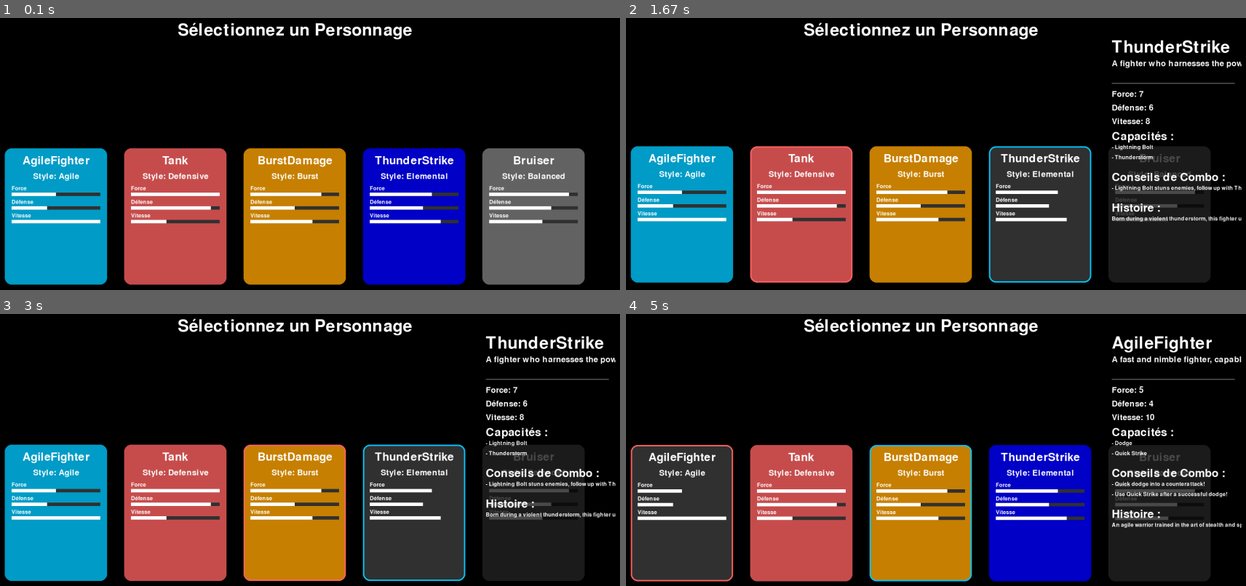
Above: before the commit, frames 1-4 (two rows, left to right).
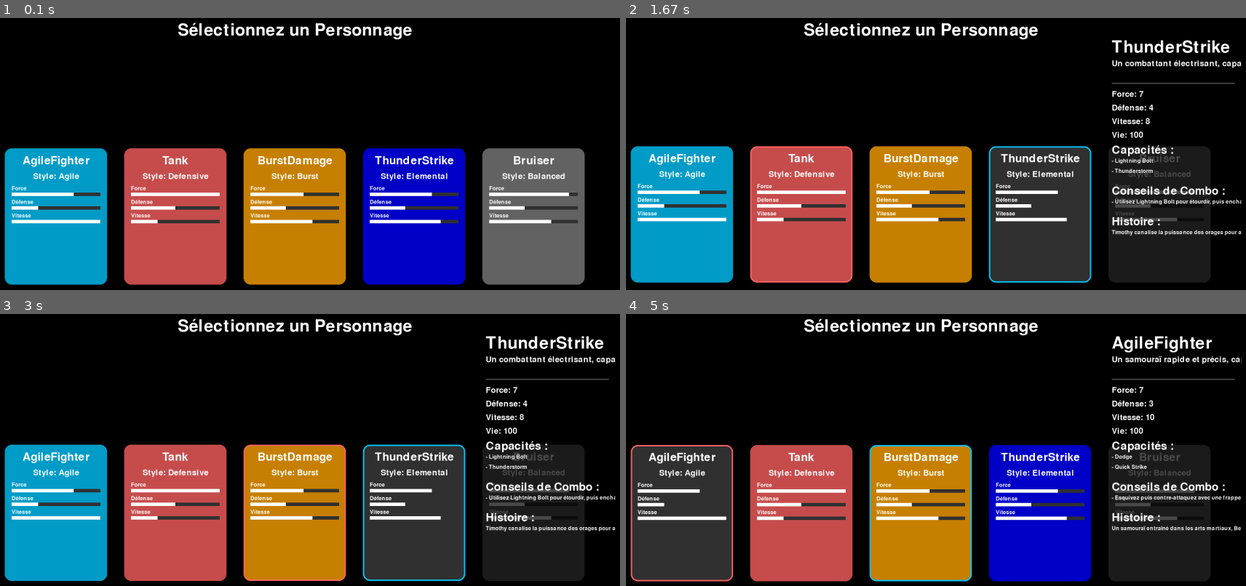
Above: after the commit, the same moments.

Repository: CarlosLeBg/pythfighter
Game: pygame game, started from src/selector.py
Same seed, same stepped clock (60 frames per second), same inputs: the game is played once before the commit and once after it.
Inputs (mouse positions are in pixels of both pictures, inside the frame that each line leads up to):
- Up to frame 1 (0.1 s): no input
- Up to frame 2 (1.67 s): click (923, 200) at 0.38 s; click (762, 202) at 0.72 s; click (719, 143) at 1.05 s; click (998, 230) at 1.38 s
- Up to frame 3 (3 s): click (310, 371) at 1.72 s; click (303, 534) at 2.05 s; click (272, 433) at 2.38 s; click (427, 466) at 2.72 s
- Up to frame 4 (5 s): click (1091, 463) at 3.05 s; click (1122, 485) at 3.38 s; click (1060, 430) at 3.72 s; click (948, 479) at 4.55 s; click (731, 471) at 4.88 s

The runs differ from the first frame. In frame 1, 0.4% of the frame differs, in the area x 6-89%, y 64-76%; in frame 2, 2.8%; in frame 3, 2.8%; in frame 4, 2.9%, in the area x 6-100%, y 15-80%.

Commit message:
Modif de Carlos

Diff:
--- a/src/config/fighters.py
+++ b/src/config/fighters.py
@@ -1,5 +1,5 @@
 class Fighter:
-    def __init__(self, name, speed, damage, abilities, style, stats, description, combo_tips, lore, color):
+    def __init__(self, name, speed, damage, abilities, style, stats, description, combo_tips, lore, color, special_ability, weakness):
         self.name = name
         self.speed = speed
         self.damage = damage
@@ -9,64 +9,81 @@
         self.description = description
         self.combo_tips = combo_tips
         self.lore = lore
-        self.color = color  # Ajout de la couleur ici
+        self.color = color
+        self.special_ability = special_ability  # Nouvelle capacité spéciale
+        self.weakness = weakness  # Nouveau point faible
+
 
 class AgileFighter(Fighter):
     def __init__(self):
         super().__init__(
-            "Agile Fighter", speed=10, damage=5,
+            "Menfou (Benjamin)", speed=10, damage=7,
             abilities=["Dodge", "Quick Strike"],
-            style="Agile", stats={"Force": 5, "Défense": 4, "Vitesse": 10},
-            description="A fast and nimble fighter, capable of evading attacks and dealing quick strikes.",
-            combo_tips=["Quick dodge into a counterattack!", "Use Quick Strike after a successful dodge!"],
-            lore="An agile warrior trained in the art of stealth and speed, with roots in the ninja tradition.",
-            color=(0, 200, 255)  # Couleur bleu clair pour Agile Fighter
+            style="Agile", stats={"Force": 7, "Défense": 3, "Vitesse": 10, "Vie": 100},
+            description="Un samouraï rapide et précis, capable d'infliger des dégâts normaux avec une garde légère.",
+            combo_tips=["Esquivez puis contre-attaquez avec une frappe rapide !"],
+            lore="Un samouraï entraîné dans les arts martiaux, Benjamin est rapide comme l'éclair.",
+            color=(0, 200, 255),
+            special_ability="Esquive rapide",
+            weakness="Garde fragile (3 coups suffisent à la briser)"
         )
+
 
 class Tank(Fighter):
     def __init__(self):
         super().__init__(
-            "Tank", speed=4, damage=15,
+            "Tank (Carl)", speed=3, damage=18,
             abilities=["Shield Bash", "Endurance"],
-            style="Defensive", stats={"Force": 10, "Défense": 9, "Vitesse": 4},
-            description="A heavy-hitting fighter with great defense but slower movement.",
-            combo_tips=["Use Shield Bash to create space!", "Endurance helps you take a lot of damage."],
-            lore="A warrior trained to withstand even the toughest blows, often seen on the frontlines.",
-            color=(255, 100, 100)  # Couleur rouge pour Tank
+            style="Defensive", stats={"Force": 10, "Défense": 5, "Vitesse": 3, "Vie": 100},
+            description="Un guerrier lourd et lent, mais infligeant des dégâts massifs et encaissant facilement.",
+            combo_tips=["Utilisez Endurance pour encaisser les coups, puis contre-attaquez !"],
+            lore="Carl est un guerrier puissant et invincible en défense.",
+            color=(255, 100, 100),
+            special_ability="Endurance massive",
+            weakness="Lenteur extrême"
         )
+
 
 class BurstDamage(Fighter):
     def __init__(self):
         super().__init__(
-            "Burst Damage", speed=7, damage=12,
+            "Burst Damage (Moinécha)", speed=7, damage=6,
             abilities=["Flame Burst", "Inferno"],
-            style="Burst", stats={"Force": 8, "Défense": 5, "Vitesse": 7},
-            description="A fiery fighter who unleashes explosive damage in short bursts.",
-            combo_tips=["Use Flame Burst followed by Inferno for massive damage!"],
-            lore="Once a fire mage, this fighter channels their flame-based powers into devastating attacks.",
-            color=(255, 165, 0)  # Couleur orange pour Burst Damage
+            style="Burst", stats={"Force": 6, "Défense": 4, "Vitesse": 7, "Vie": 100},
+            description="Un moine des flammes infligeant des brûlures continues malgré de faibles dégâts directs.",
+            combo_tips=["Utilisez Flame Burst pour appliquer la brûlure, puis suivez avec Inferno pour maximiser les dégâts."],
+            lore="Moinécha a maîtrisé l'art des flammes pour terrasser ses ennemis.",
+            color=(255, 165, 0),
+            special_ability="Applique des brûlures",
+            weakness="Faibles dégâts initiaux"
         )
+
 
 class ThunderStrike(Fighter):
     def __init__(self):
         super().__init__(
-            "Thunder Strike", speed=8, damage=10,
+            "Thunder Strike (Timothy)", speed=8, damage=10,
             abilities=["Lightning Bolt", "Thunderstorm"],
-            style="Elemental", stats={"Force": 7, "Défense": 6, "Vitesse": 8},
-            description="A fighter who harnesses the power of electricity to strike down foes.",
-            combo_tips=["Lightning Bolt stuns enemies, follow up with Thunderstorm!"],
-            lore="Born during a violent thunderstorm, this fighter uses the power of the skies to dominate enemies.",
-            color=(0, 0, 255)  # Couleur bleu pour Thunder Strike
+            style="Elemental", stats={"Force": 7, "Défense": 4, "Vitesse": 8, "Vie": 100},
+            description="Un combattant électrisant, capable de paralyser ses ennemis grâce à un stun aléatoire.",
+            combo_tips=["Utilisez Lightning Bolt pour étourdir, puis enchaînez avec Thunderstorm !"],
+            lore="Timothy canalise la puissance des orages pour anéantir ses adversaires.",
+            color=(0, 0, 255),
+            special_ability="Stun aléatoire",
+            weakness="Dépendance à la chance"
         )
+
 
 class Bruiser(Fighter):
     def __init__(self):
         super().__init__(
-            "Bruiser", speed=7, damage=8,
+            "Bruiser (Rémi)", speed=7, damage=8,
             abilities=["Balanced Strike", "Power Up"],
-            style="Balanced", stats={"Force": 9, "Défense": 7, "Vitesse": 6},
-            description="A balanced fighter with solid stats in all areas, capable of handling any situation.",
-            combo_tips=["Use Balanced Strike to close the distance and Power Up to increase damage."],
-            lore="A versatile warrior, the Bruiser can adapt to any fight and is known for their resilience.",
-            color=(128, 128, 128)  # Couleur gris pour Bruiser (équilibré)
+            style="Balanced", stats={"Force": 9, "Défense": 4, "Vitesse": 7, "Vie": 100},
+            description="Un combattant équilibré avec des statistiques solides dans tous les domaines.",
+            combo_tips=["Activez Power Up avant de frapper avec Balanced Strike pour maximiser l'impact."],
+            lore="Rémi est un guerrier polyvalent, adapté à toutes les situations de combat.",
+            color=(128, 128, 128),
+            special_ability="Équilibre parfait",
+            weakness="Aucune force dominante"
         )
--- a/src/position_manager.py
+++ b/src/position_manager.py
@@ -1,5 +1,3 @@
-# position_manager.py
-
 import pygame
 from config.settings import GameSettings
 
@@ -10,27 +8,24 @@
         self.screen_width = screen_width
         self.screen_height = screen_height
         self.card_positions = {}
+        self.detail_panel_width = 400
+        self.title_y = 50
+        self.subtitle_y = 120
 
-        # Calcul des positions centrées
         self.calculate_layout()
 
     def calculate_layout(self):
-        # Position des cartes
         character_count = 5  # nombre de personnages
-        total_width = (character_count * SETTINGS.CARD_WIDTH) + ((character_count - 1) * SETTINGS.CARD_SPACING)
+        total_card_width = character_count * SETTINGS.CARD_WIDTH
+        total_spacing = (character_count - 1) * SETTINGS.CARD_SPACING
+        total_width = total_card_width + total_spacing
+
         self.start_x = (self.screen_width - total_width) // 2
         self.card_y = self.screen_height // 2 - 150
 
-        # Position du panneau de détails
-        self.detail_panel_width = 400
         self.detail_panel_x = self.screen_width - self.detail_panel_width - 20
 
-        # Calcul des positions des éléments UI
-        self.title_y = 50
-        self.subtitle_y = 120
-
     def get_card_position(self, index):
-        # Position d'une carte de personnage
         x = self.start_x + (SETTINGS.CARD_WIDTH + SETTINGS.CARD_SPACING) * index
         y = self.card_y
         return pygame.Rect(x, y, SETTINGS.CARD_WIDTH, SETTINGS.CARD_HEIGHT)
@@ -39,23 +34,20 @@
         return pygame.Rect(self.detail_panel_x, 50, self.detail_panel_width, self.screen_height - 100)
 
     def get_title_position(self):
-        return (self.screen_width // 2, self.title_y)
+        return self.screen_width // 2, self.title_y
 
     def get_subtitle_position(self):
-        return (self.screen_width // 2, self.subtitle_y)
+        return self.screen_width // 2, self.subtitle_y
 
     def update_card_positions(self, fighter_data):
-        # Mettre à jour les positions des cartes selon le nombre de personnages
         for index, char_name in enumerate(fighter_data.keys()):
             self.card_positions[char_name] = self.get_card_position(index)
 
-# Exemple d'utilisation
 if __name__ == "__main__":
     pygame.init()
     screen = pygame.display.set_mode((SETTINGS.SCREEN_WIDTH, SETTINGS.SCREEN_HEIGHT))
     position_manager = PositionManager(SETTINGS.SCREEN_WIDTH, SETTINGS.SCREEN_HEIGHT)
 
-    # Affichage des positions pour vérification
     print(f"Card positions: {position_manager.card_positions}")
     print(f"Detail panel position: {position_manager.get_detail_panel_position()}")
     pygame.quit()
